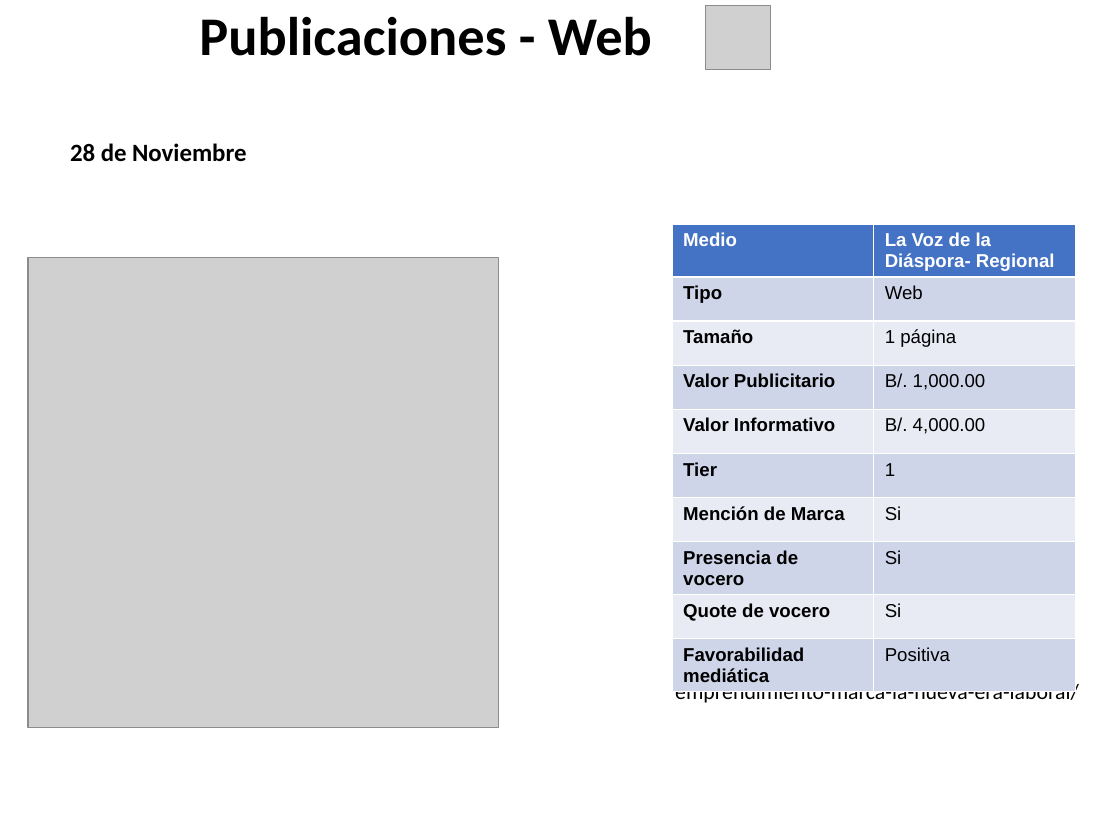
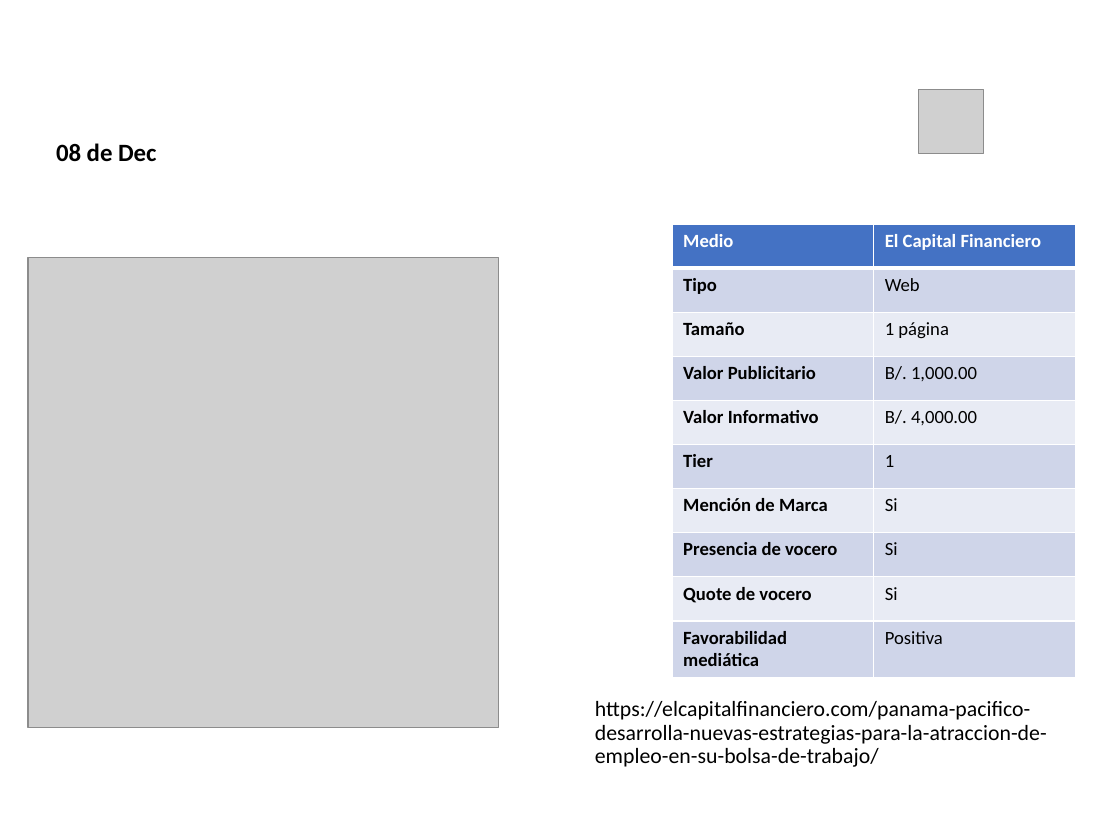
Before and after one commit to dgarci23/Report-Generator, a slide deck: slide 8 of Presentacion Terminada.pptx (slide 11 before the commit). Drawn at 1120x840 pixels with LibreOffice and Linux fonts; fonts in the diff are those of the drawing; grey boxes stand for pictures; background and template pictures are left out. Boxes give left, top, right and bottom in pixels: in the first picture for what was removed or moved away, otherwise in the second. Text is boxed around its words. In the diff, an @@ line names an element or a change of style, - is before the commit and + after.

```diff
--- a/Presentacion Terminada.pptx
+++ b/Presentacion Terminada.pptx
@@ title "Publicaciones - Web": place and size @@
-title "Publicaciones - Web" at [199,16,652,56]
+title "Publicaciones - Web" at [160,2,893,92]
@@ title "Publicaciones - Web" at [160,2,893,92]: text colour #000000 to #FFFFFF @@
@@ picture: place and size @@
-picture at [706,6,771,69]
+picture at [918,90,983,153]
@@ text at [56,143,157,162]: text changed @@
-28 de Noviembre
+08 de Dec
@@ table at [672,224,1075,670] @@
-row 1, column 2: La Voz de la Diáspora- Regional
+row 1, column 2: El Capital Financiero
@@ font Arial to Calibri in "Medio", "Tipo", "Web", "Tamaño" and 15 more places @@
@@ text removed at [675,657,1079,706] @@
-https://vozdeladiasporanews.com/el-emprendimiento-marca-la-nueva-era-laboral/
@@ text added at [595,701,1047,767], 14 pt, text #000000 @@
+https://elcapitalfinanciero.com/panama-pacifico-desarrolla-nuevas-estrategias-para-la-atraccion-de-empleo-en-su-bolsa-de-trabajo/
```
Also in this commit, not shown: 22 other slides changed, 3 slides removed, 4 other files.
